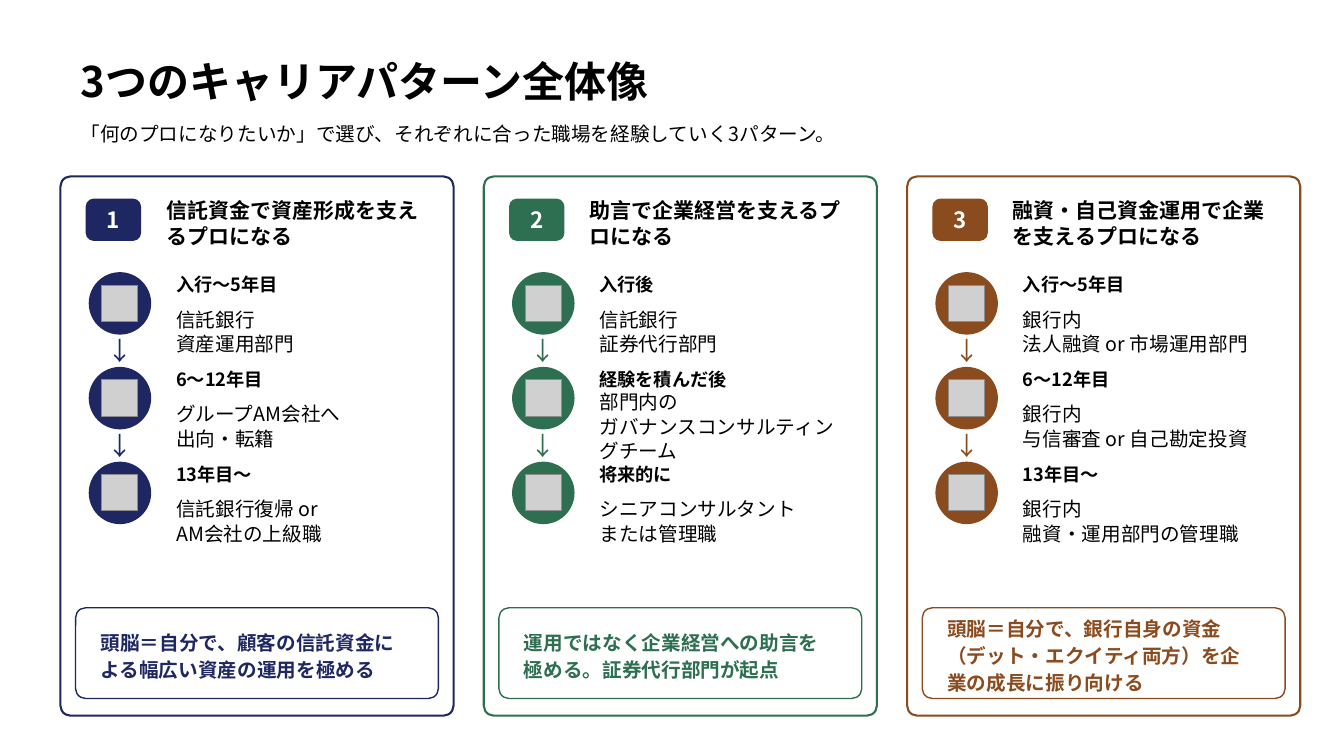
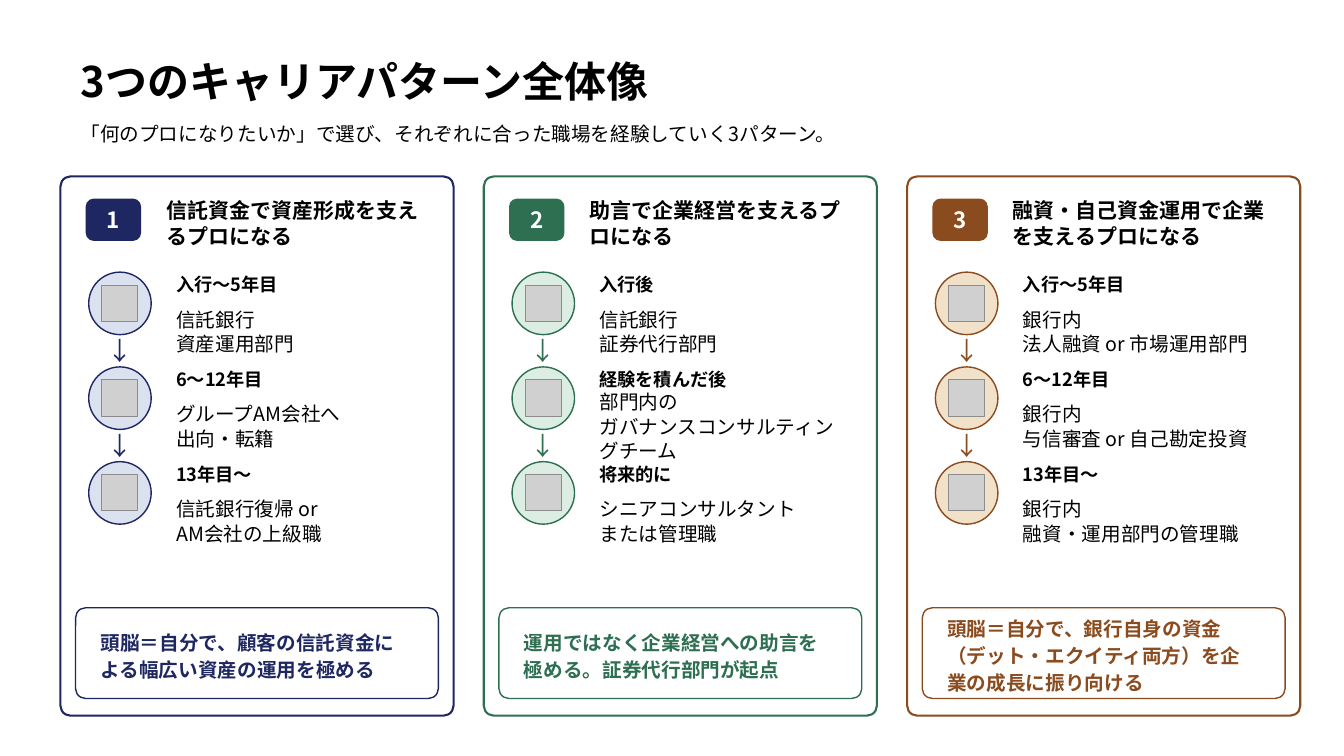
Before and after one commit to nasukazunori/NasuVault2, a slide deck: slide 4 of 信吾/銀行研究/添付ファイル/信託銀行キャリア形成モデル.pptx. Drawn at 1344x756 pixels with LibreOffice and Linux fonts; fonts in the diff are those of the drawing; grey boxes stand for pictures. Boxes give left, top, right and bottom in pixels: in the first picture for what was removed or moved away, otherwise in the second. Text is boxed around its words. In the diff, an @@ line names an element or a change of style, - is before the commit and + after.

```diff
--- a/信吾/銀行研究/添付ファイル/信託銀行キャリア形成モデル.pptx
+++ b/信吾/銀行研究/添付ファイル/信託銀行キャリア形成モデル.pptx
@@ fill #1E2761 to #DCE1F0; outline none to #1E2761 1 pt in 3 elements at [89,272,151,335], [89,367,151,430], [89,462,151,524] @@
@@ fill #2E6F52 to #DCEEE3; outline none to #2E6F52 1 pt in 3 elements at [512,272,575,335], [512,367,575,430], [512,462,575,524] @@
@@ fill #8A4B1E to #F1E1C9; outline none to #8A4B1E 1 pt in 3 elements at [936,272,998,335], [936,367,998,430], [936,462,998,524] @@
```
Also in this commit, not shown: 4 other slides changed, 1 other file.
